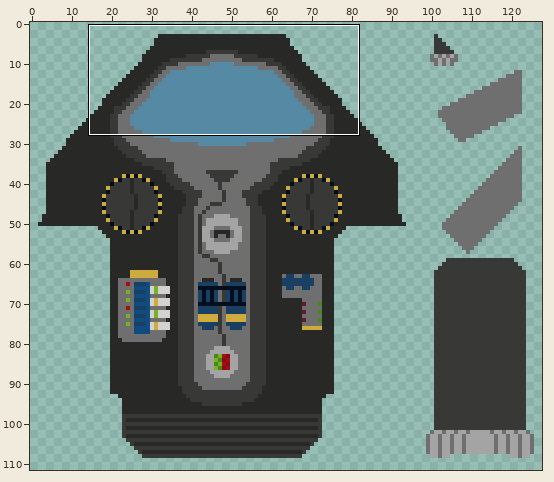
Edited in one commit: pixel-art file (Assets/Ships/NorikerMKI/NorikerMKI.aseprite). The picture above shows the old version from afar; the outline marks the close-up.
Close-up. Before the commit:
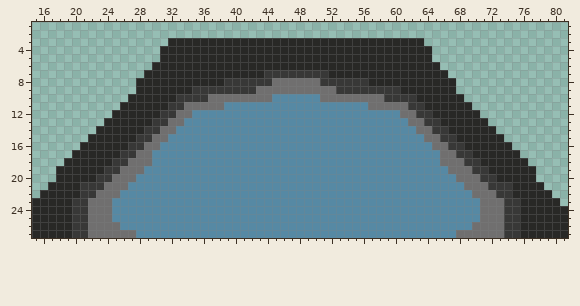
128x112 pixels, 1 frame. Shown: x 15..81, y 1..27.
After:
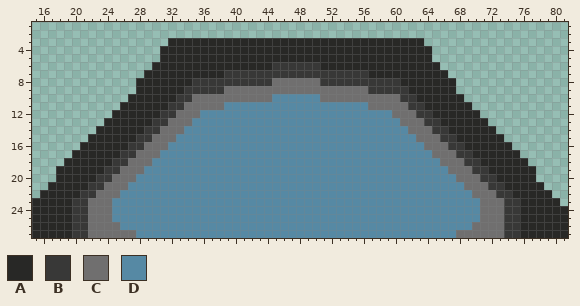
Palette (. is transparent): A #282826  B #383837  C #706f6f  D #5689a4
What changed:
Changed rows in their new state; - is an unchanged pixel.
Layer "Hull":
first column x 30:
 6 ---------------BBBBBB---------------
 7 ---------BBBBB--------BBBBB---------
 8 -----BBBB------------------BBBB-----
 9 ----B----CCCC----------CCCC----B----
10 -----CC----------------------CC-----
12 -----C------------------------C-----
13 ----C--------------------------C----
14 ---C----------------------------C---
15 --C------------------------------C--
16 -C--------------------------------C-
17 C----------------------------------C
first column x 21:
21 A----------------------------------------------------A
Pixel boxes of the changes (left, top, right, bottom) in both close-ups:
changed: (152, 62, 440, 158)
changed: (80, 182, 88, 190)
changed: (504, 182, 512, 190)
